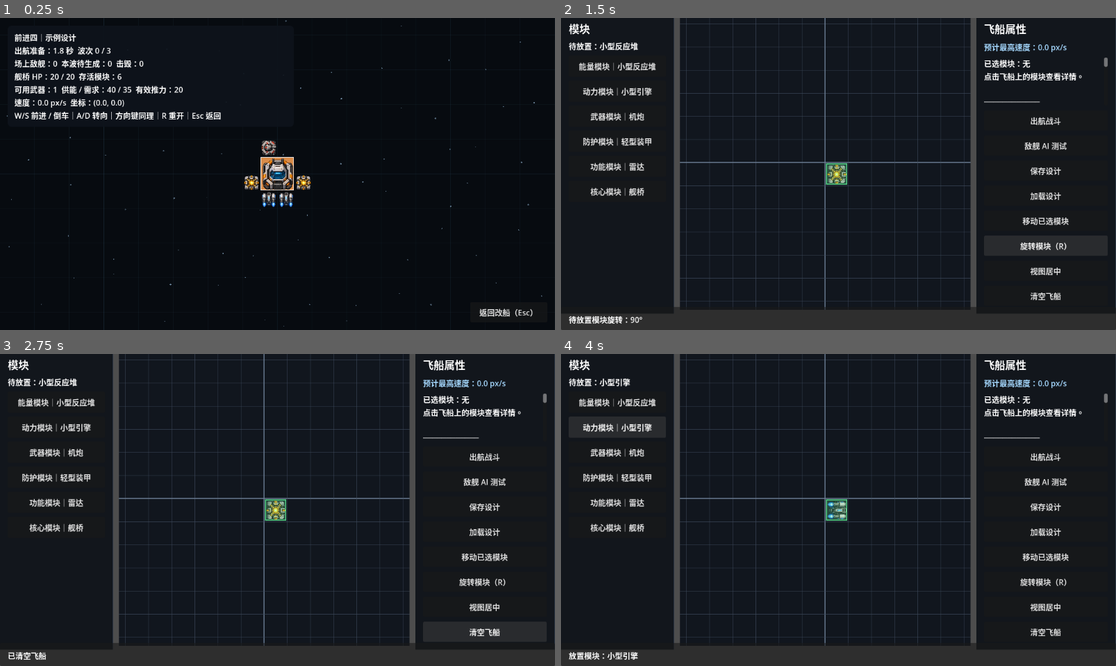
Above: before the commit, frames 1-4 (two rows, left to right).
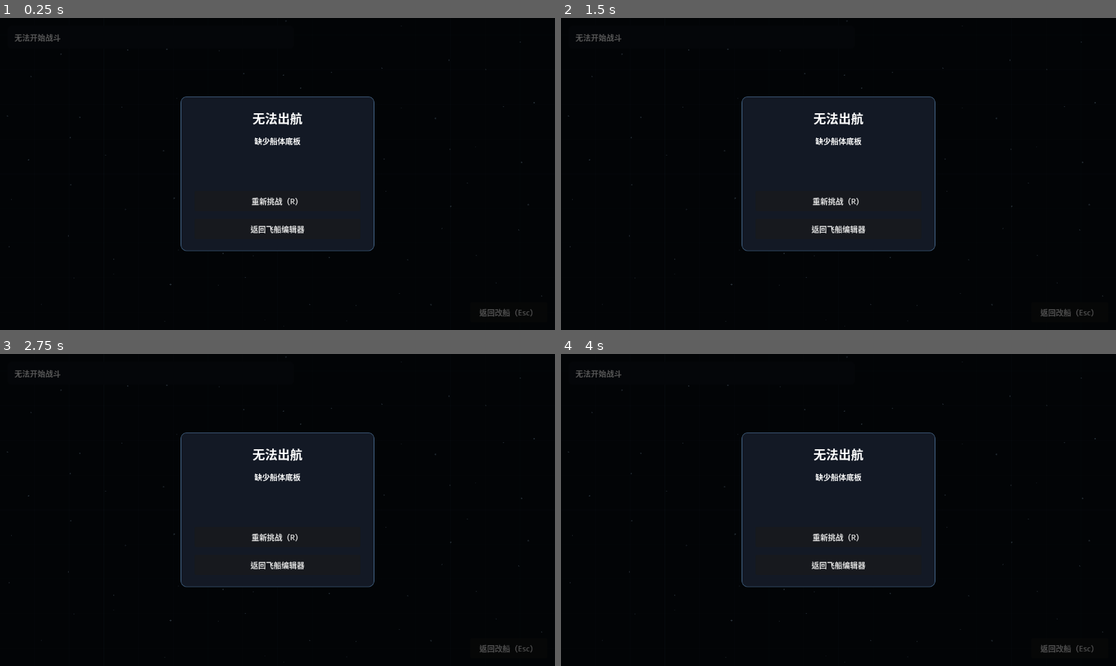
Above: after the commit, the same moments.

Repository: lqc19891229/AdvanceFour
Game: Godot game, scene res://game/combat/battle.tscn
Same seed, same stepped clock (60 frames per second), same inputs: the game is played once before the commit and once after it. This scene is started directly instead of the project's main scene.
Inputs (mouse positions are in pixels of both pictures, inside the frame that each line leads up to):
- Up to frame 1 (0.25 s): no input
- Up to frame 2 (1.5 s): click "返回改船（Esc）" at 0.5 s; click (1043, 245) at 1.25 s, where only the run before the commit has a clickable "旋转模块（R）"
- Up to frame 3 (2.75 s): click (482, 631) at 2 s, where only the run before the commit has a clickable "清空飞船"
- Up to frame 4 (4 s): click (616, 400) at 2.75 s, where only the run before the commit has a clickable "能量模块｜小型反应堆"; click (616, 425) at 3.5 s, where only the run before the commit has a clickable "动力模块｜小型引擎"

The runs differ from the first frame. In frame 1, 4.7% of the frame differs, in the area x 1-100%, y 0-100%; in frame 2, 18%; in frame 3, 18%, in the area x 0-100%, y 0-100%; in frame 4, 18%.

Commit message:
Split hull layout from equipment placement

Diff:
--- a/game/ship/data/ship_data.gd
+++ b/game/ship/data/ship_data.gd
@@ -1,61 +1,113 @@
 class_name ShipData
 extends RefCounted
 
+var hull_cells: Dictionary = {}
 var modules: Array[ShipModuleInstance] = []
 var occupied_cells: Dictionary = {}
 var next_uid := 1
 
 func has_core() -> bool:
-	for m in modules:
-		if m.definition is CoreModuleDefinition:
+	for module in modules:
+		if module.definition is CoreModuleDefinition:
 			return true
 	return false
 
+func get_hull_cell_at(cell: Vector2i) -> ShipHullCell:
+	return hull_cells.get(cell, null) as ShipHullCell
+
+func has_hull_cell(cell: Vector2i) -> bool:
+	return hull_cells.has(cell)
+
+func get_hull_cells() -> Array[ShipHullCell]:
+	var result: Array[ShipHullCell] = []
+	for value in hull_cells.values():
+		var cell := value as ShipHullCell
+		if cell != null:
+			result.append(cell)
+	return result
+
+func can_add_hull_cell(cell: Vector2i) -> Dictionary:
+	if hull_cells.has(cell):
+		return {"ok": false, "reason": "这里已经有船体底板"}
+	return {"ok": true, "reason": ""}
+
+func add_hull_cell(
+	cell: Vector2i,
+	hull_type: StringName = &"basic_hull",
+	max_hp: float = ShipHullCell.DEFAULT_MAX_HP,
+	mass: float = ShipHullCell.DEFAULT_MASS,
+	current_hp: float = -1.0
+) -> ShipHullCell:
+	var check := can_add_hull_cell(cell)
+	if not check["ok"]:
+		return null
+	var hull := ShipHullCell.new(cell, hull_type, max_hp, mass, current_hp)
+	hull_cells[cell] = hull
+	return hull
+
+func can_remove_hull_cell(cell: Vector2i) -> Dictionary:
+	if not hull_cells.has(cell):
+		return {"ok": false, "reason": "这里没有船体底板"}
+	if occupied_cells.has(cell):
+		return {"ok": false, "reason": "该船体格上安装了设备，需先拆除设备"}
+	return {"ok": true, "reason": ""}
+
+func remove_hull_cell(cell: Vector2i) -> bool:
+	var check := can_remove_hull_cell(cell)
+	if not check["ok"]:
+		return false
+	hull_cells.erase(cell)
+	return true
+
 func get_module_at(cell: Vector2i) -> ShipModuleInstance:
 	return occupied_cells.get(cell, null)
 
 func rebuild_occupancy() -> void:
 	occupied_cells.clear()
-	for m in modules:
-		for c in m.get_cells():
-			occupied_cells[c] = m
+	for module in modules:
+		for cell in module.get_cells():
+			occupied_cells[cell] = module
 
 func can_place(definition: ShipModuleDefinition, pos: Vector2i, rotation: int) -> Dictionary:
 	if definition == null:
-		return {"ok": false, "reason": "没有选择模块"}
+		return {"ok": false, "reason": "没有选择设备"}
 
 	var temp := ShipModuleInstance.new(-1, definition, pos, rotation)
-	for c in temp.get_cells():
-		if occupied_cells.has(c):
-			return {"ok": false, "reason": "模块与现有模块重叠"}
+	for cell in temp.get_cells():
+		if not hull_cells.has(cell):
+			return {"ok": false, "reason": "设备必须完整安装在船体底板上"}
+		if occupied_cells.has(cell):
+			return {"ok": false, "reason": "设备与现有设备重叠"}
 
 	if definition is CoreModuleDefinition and has_core():
-		return {"ok": false, "reason": "当前原型每艘飞船只能安装 1 个核心模块"}
-
-	# 飞船结构允许留空：模块不要求相邻、连通，也不要求网格全部填满。
-	# 编辑阶段也不以能源不足阻止放置。
+		return {"ok": false, "reason": "当前原型每艘飞船只能安装 1 个核心设备"}
+
+	# Hull Layout 决定可安装区域；Equipment 不再创建船体，也不要求彼此相邻。
+	# 编辑阶段仍不以能源不足阻止安装。
 	return {"ok": true, "reason": ""}
 
 func place(definition: ShipModuleDefinition, pos: Vector2i, rotation: int) -> ShipModuleInstance:
 	var check := can_place(definition, pos, rotation)
 	if not check["ok"]:
 		return null
-	var m := ShipModuleInstance.new(next_uid, definition, pos, rotation)
+	var module := ShipModuleInstance.new(next_uid, definition, pos, rotation)
 	next_uid += 1
-	modules.append(m)
-	for c in m.get_cells():
-		occupied_cells[c] = m
-	return m
+	modules.append(module)
+	for cell in module.get_cells():
+		occupied_cells[cell] = module
+	return module
 
 func can_relocate(target: ShipModuleInstance, pos: Vector2i, rotation: int) -> Dictionary:
 	if target == null or not modules.has(target):
-		return {"ok": false, "reason": "没有选择已安装模块"}
+		return {"ok": false, "reason": "没有选择已安装设备"}
 
 	var temp := ShipModuleInstance.new(target.uid, target.definition, pos, rotation)
-	for c in temp.get_cells():
-		var occupant := occupied_cells.get(c, null) as ShipModuleInstance
+	for cell in temp.get_cells():
+		if not hull_cells.has(cell):
+			return {"ok": false, "reason": "设备必须完整安装在船体底板上"}
+		var occupant := occupied_cells.get(cell, null) as ShipModuleInstance
 		if occupant != null and occupant != target:
-			return {"ok": false, "reason": "模块与现有模块重叠"}
+			return {"ok": false, "reason": "设备与现有设备重叠"}
 
 	return {"ok": true, "reason": ""}
 
@@ -70,7 +122,7 @@
 
 func can_remove(target: ShipModuleInstance) -> Dictionary:
 	if target == null:
-		return {"ok": false, "reason": "这里没有模块"}
+		return {"ok": false, "reason": "这里没有设备"}
 	return {"ok": true, "reason": ""}
 
 func remove(target: ShipModuleInstance) -> bool:
@@ -82,64 +134,93 @@
 	return true
 
 func clear() -> void:
+	hull_cells.clear()
 	modules.clear()
 	occupied_cells.clear()
 	next_uid = 1
 
+func clear_equipment() -> void:
+	modules.clear()
+	occupied_cells.clear()
+	next_uid = 1
+
 func is_energy_valid() -> bool:
 	return get_energy_cost() <= get_energy_output()
 
 func is_design_valid() -> bool:
-	return not modules.is_empty() and has_core() and is_energy_valid()
+	return not hull_cells.is_empty() and not modules.is_empty() and has_core() and is_energy_valid()
 
 func get_design_invalid_reason() -> String:
+	if hull_cells.is_empty():
+		return "缺少船体底板"
 	if modules.is_empty():
-		return "飞船为空"
+		return "没有安装设备"
 	if not has_core():
-		return "缺少核心模块"
+		return "缺少核心设备"
 	if not is_energy_valid():
 		return "能量不足：耗能 %.1f，高于供能 %.1f" % [get_energy_cost(), get_energy_output()]
 	return ""
 
+func get_total_hull_hp() -> float:
+	var total := 0.0
+	for cell in get_hull_cells():
+		total += cell.current_hp
+	return total
+
+func get_total_hull_max_hp() -> float:
+	var total := 0.0
+	for cell in get_hull_cells():
+		total += cell.max_hp
+	return total
+
+func get_hull_mass() -> float:
+	var total := 0.0
+	for cell in get_hull_cells():
+		total += cell.mass
+	return total
+
+func get_equipment_mass() -> float:
+	var total := 0.0
+	for module in modules:
+		total += module.definition.mass
+	return total
+
 func get_mass() -> float:
-	var v := 0.0
-	for m in modules:
-		v += m.definition.mass
-	return v
+	return get_hull_mass() + get_equipment_mass()
 
 func get_energy_output() -> float:
-	var v := 0.0
-	for m in modules:
-		if m.definition is EnergyModuleDefinition:
-			v += (m.definition as EnergyModuleDefinition).energy_output
-	return v
+	var total := 0.0
+	for module in modules:
+		if module.definition is EnergyModuleDefinition:
+			total += (module.definition as EnergyModuleDefinition).energy_output
+	return total
 
 func get_energy_cost() -> float:
-	var v := 0.0
-	for m in modules:
-		v += m.definition.energy_cost
-	return v
+	var total := 0.0
+	for module in modules:
+		total += module.definition.energy_cost
+	return total
 
 func get_thrust() -> float:
-	var v := 0.0
-	for m in modules:
-		if m.definition is PropulsionModuleDefinition:
-			v += (m.definition as PropulsionModuleDefinition).thrust
-	return v
+	var total := 0.0
+	for module in modules:
+		if module.definition is PropulsionModuleDefinition:
+			total += (module.definition as PropulsionModuleDefinition).thrust
+	return total
 
 func get_firepower() -> float:
-	var v := 0.0
-	for m in modules:
-		if m.definition is WeaponModuleDefinition:
-			v += (m.definition as WeaponModuleDefinition).firepower
-	return v
+	var total := 0.0
+	for module in modules:
+		if module.definition is WeaponModuleDefinition:
+			total += (module.definition as WeaponModuleDefinition).firepower
+	return total
 
 func get_protection() -> float:
-	var v := 0.0
-	for m in modules:
-		if m.definition is DefenseModuleDefinition:
-			v += (m.definition as DefenseModuleDefinition).protection
-	return v
+	var total := 0.0
+	for module in modules:
+		if module.definition is DefenseModuleDefinition:
+			total += (module.definition as DefenseModuleDefinition).protection
+	return total
 
 func get_acceleration_score() -> float:
 	return 0.0 if get_mass() <= 0.0 else get_thrust() / get_mass()
